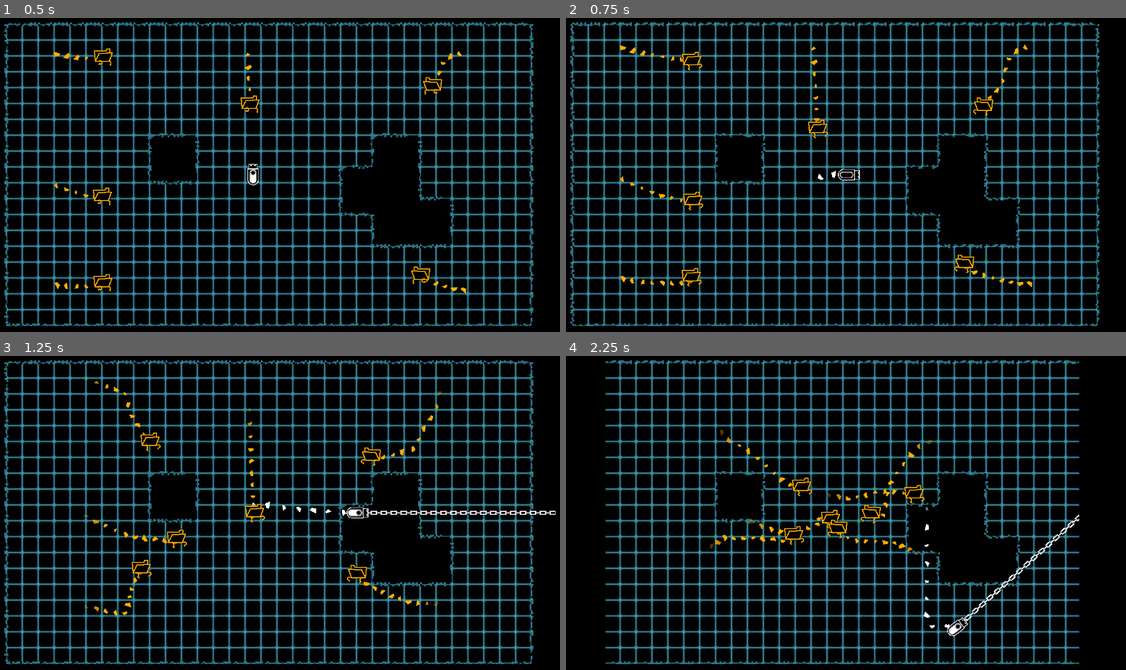
Above: before the commit, frames 1-4 (two rows, left to right).
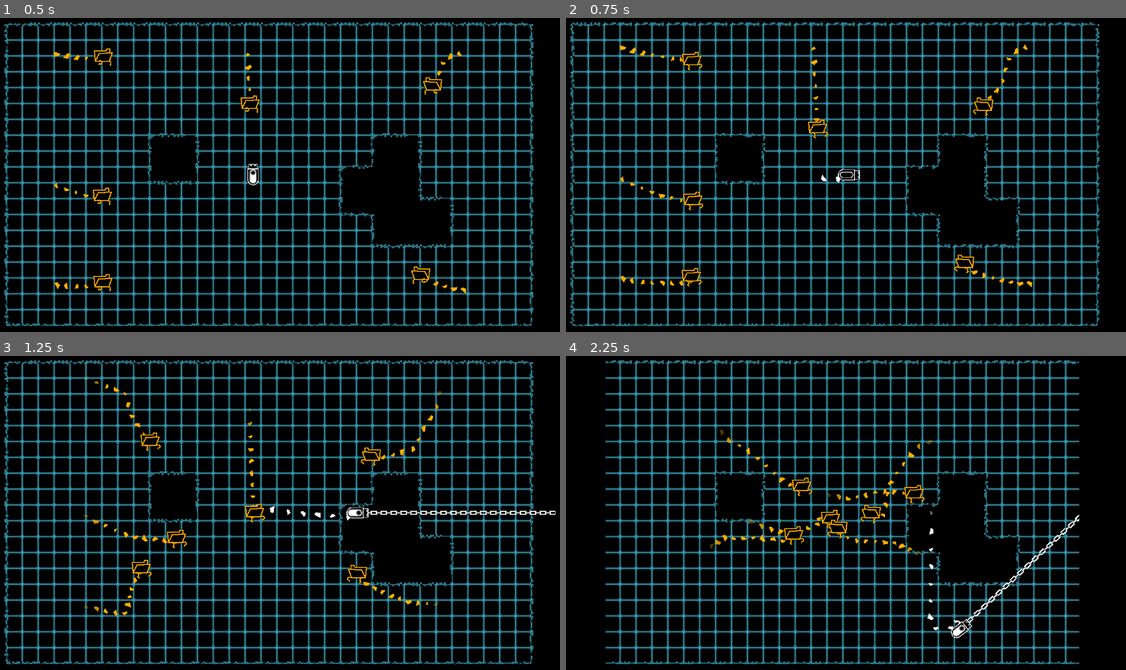
Above: after the commit, the same moments.

Repository: SomeSortOfSam/Hardest_Drive
Game: Godot game, scene res://scenes/gamplay.tscn
Same seed, same stepped clock (60 frames per second), same inputs: the game is played once before the commit and once after it. Sound files missing from this copy of the repository are replaced by a short silence.
Inputs (mouse positions are in pixels of both pictures, inside the frame that each line leads up to):
- Up to frame 1 (0.5 s): no input
- Up to frame 2 (0.75 s): move the mouse to (969, 156) at 0.52 s; hold D (player_right) from 0.53 s (still down); click (969, 156) at 0.67 s
- Up to frame 3 (1.25 s): keep holding D (player_right)
- Up to frame 4 (2.25 s): move the mouse to (728, 525) at 1.27 s; release D (player_right) at 1.28 s; hold S (player_down) 1.28-2.03 s; click (728, 525) at 1.42 s; move the mouse to (902, 440) at 2.02 s; hold D (player_right) from 2.03 s (still down); click (902, 440) at 2.17 s

Frame 1 is identical in both runs. In frame 2, less than 0.1% of the frame differs, in the area x 44-49%, y 48-53%; in frame 3, 0.1%; in frame 4, 0.7%, in the area x 63-92%, y 48-90%.

Commit message:
Player sprite rotates, but the object does not
Closes #6

Diff:
--- a/scripts/player.gd
+++ b/scripts/player.gd
@@ -6,6 +6,7 @@
 @export var droneless_track : AudioStream
 
 @onready var chain : Line2D = $Line2D
+@onready var sprite : Sprite2D = $Sprite2D
 @onready var ray_cast : RayCast2D = $RayCast2D
 @onready var walk_dust : GPUParticles2D = $WalkDust
 @onready var animator :AnimationPlayer = $AnimationPlayer
@@ -16,7 +17,6 @@
 var rotate_tween : Tween
 var harpoon_direction : float
 var harpoon_target : CollisionObject2D
-
 
 signal pull_requested(direction : float)
 
@@ -41,7 +41,7 @@
 	if event is InputEventMouseMotion:
 		var angle_to_mouse = get_global_mouse_position().angle_to_point(global_position) - PI/2
 		var target_rotation : float = snapped(angle_to_mouse,PI/2)
-		if !is_equal_approx(rotation,target_rotation) and !rotate_tween and !harpoon_tween:
+		if !is_equal_approx(sprite.rotation,target_rotation) and !rotate_tween and !harpoon_tween:
 			start_rotation_tween(target_rotation)
 	if event is InputEventMouseButton and event.is_pressed():
 		if event.button_index == MOUSE_BUTTON_LEFT:
@@ -53,9 +53,13 @@
 		animator.play("SpaceHit")
 
 func start_rotation_tween(target_rotation : float):
+	if rotate_tween:
+		rotate_tween.quit()
 	rotate_tween = create_tween()
-	var old_rotation = rotation
-	rotate_tween.tween_method(func(percent : float): rotation = lerp_angle(old_rotation,target_rotation,percent),0.0,1.0,0.1)
+	var old_rotation = sprite.rotation
+	rotate_tween.tween_method(func(percent : float): sprite.rotation = lerp_angle(old_rotation,target_rotation,percent),0.0,1.0,0.1)
+	rotate_tween.parallel()
+	rotate_tween.tween_method(func(percent : float): ray_cast.rotation = lerp_angle(old_rotation,target_rotation,percent),0.0,1.0,0.1)
 	rotate_tween.tween_callback(func():rotate_tween = null)
 	rotate_tween.set_trans(Tween.TRANS_BOUNCE)
 
@@ -74,7 +78,7 @@
 	harpoon_tween.tween_method(func(percent : float): chain.points[0] = lerp(Vector2.ZERO,to_local(target), percent),0,1,.15)
 	harpoon_tween.tween_callback(add_hit_fx)
 	harpoon_tween.tween_callback(while_harpoon_out.bind(target))
-	harpoon_direction = rotation
+	harpoon_direction = sprite.rotation
 	animator.play("HarpoonOut")
 	if ray_cast.get_collider() and ray_cast.get_collider().has_method("_on_player_pull_requested"):
 		harpoon_target = ray_cast.get_collider()
@@ -105,7 +109,7 @@
 	if harpoon_tween:
 		harpoon_tween.kill()
 	harpoon_tween = create_tween()
-	harpoon_tween.tween_callback(func(): rotation = target.angle_to_point(global_position) - PI/2)
+	harpoon_tween.tween_callback(func(): sprite.rotation = target.angle_to_point(global_position) - PI/2)
 	harpoon_tween.tween_callback(func(): chain.points[0] = to_local(target))
 	harpoon_tween.tween_interval(.01)
 	harpoon_tween.set_loops()
@@ -126,6 +130,5 @@
 		var target_rotation : float = snapped(angle_to_mouse,PI/2)
 		harpoon_tween.tween_callback(start_rotation_tween.bind(target_rotation))
 
-
 func _on_hit_box_area_entered(area : Area2D):
 	velocity += (global_position - area.global_position).normalized() * SPEED * 10
